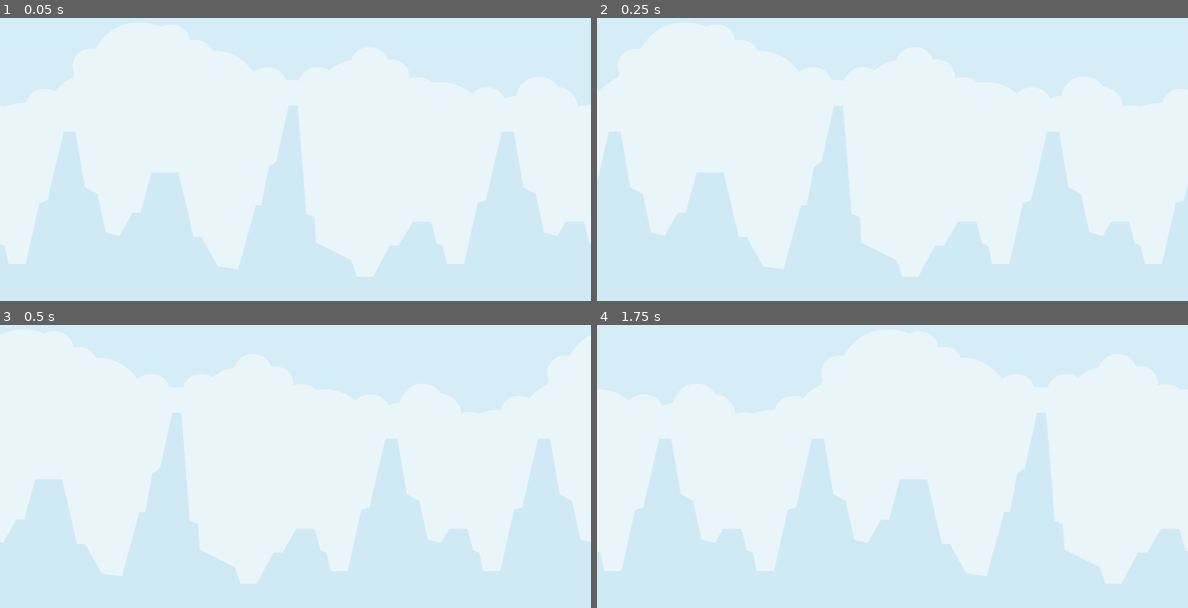
Above: before the commit, frames 1-4 (two rows, left to right).
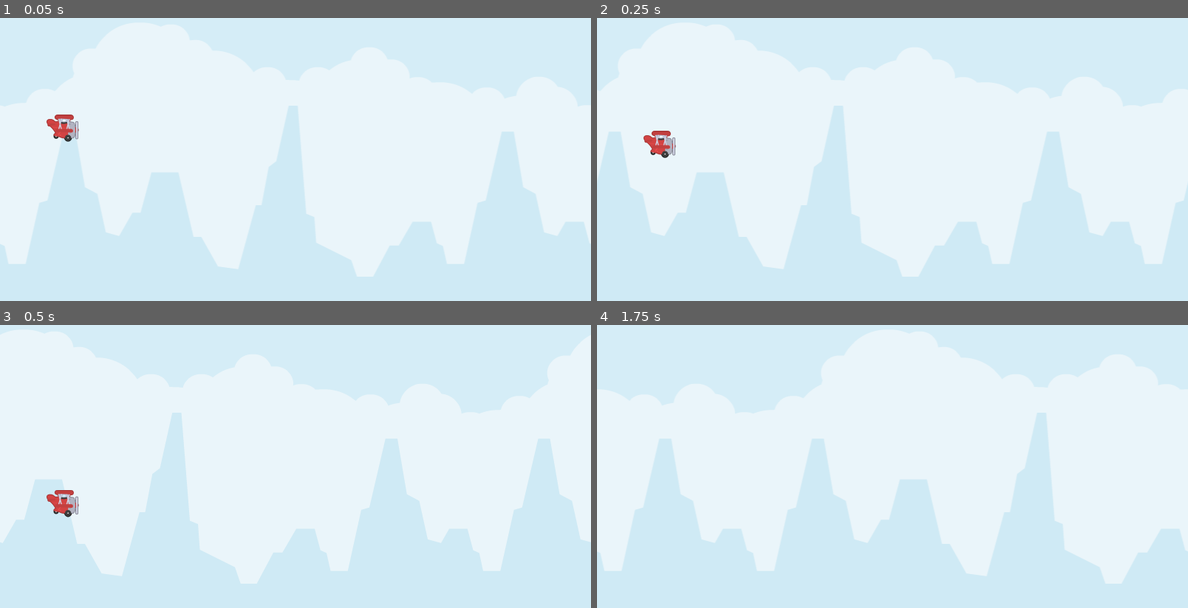
Above: after the commit, the same moments.

Repository: Abdulkader-Safi/tappy_plane_hypercausal_game
Game: Godot game, scene res://Scenes/Main.tscn
Same seed, same stepped clock (60 frames per second), same inputs: the game is played once before the commit and once after it. The project has no main scene, so this scene is started directly.
Inputs:
- Up to frame 1 (0.05 s): no input
- Up to frame 2 (0.25 s): no input
- Up to frame 3 (0.5 s): no input
- Up to frame 4 (1.75 s): no input

The runs differ from the first frame. In frame 1, 0.4% of the frame differs, in the area x 7-14%, y 34-44%; in frame 2, 0.4%, in the area x 7-14%, y 39-50%; in frame 3, 0.4%; in frame 4, nothing differs.

Commit message:
Add player character node and collision shape to main scene

Diff:
--- a/Scenes/Main.tscn
+++ b/Scenes/Main.tscn
@@ -1,8 +1,12 @@
-[gd_scene load_steps=4 format=3 uid="uid://crsoq6pjcfcgk"]
+[gd_scene load_steps=6 format=3 uid="uid://crsoq6pjcfcgk"]
 
 [ext_resource type="Texture2D" uid="uid://b68t16wnq5i4b" path="res://Assets/Background.png" id="1_1jfdm"]
 [ext_resource type="Script" path="res://Scripts/main.gd" id="1_tu8cd"]
 [ext_resource type="Script" path="res://Scripts/background.gd" id="1_yvk1g"]
+[ext_resource type="Texture2D" uid="uid://idmmjp7fhs4h" path="res://Assets/Player.png" id="4_pvpia"]
+
+[sub_resource type="CircleShape2D" id="CircleShape2D_xa4nc"]
+radius = 41.0488
 
 [node name="Main" type="Node"]
 script = ExtResource("1_tu8cd")
@@ -19,3 +23,14 @@
 [node name="Background2" type="Sprite2D" parent="Background"]
 position = Vector2(1200, 0)
 texture = ExtResource("1_1jfdm")
+
+[node name="Player" type="RigidBody2D" parent="."]
+position = Vector2(170, 480)
+mass = 2.2
+gravity_scale = 1.6
+
+[node name="Sprite2D" type="Sprite2D" parent="Player"]
+texture = ExtResource("4_pvpia")
+
+[node name="CollisionShape2D" type="CollisionShape2D" parent="Player"]
+shape = SubResource("CircleShape2D_xa4nc")
